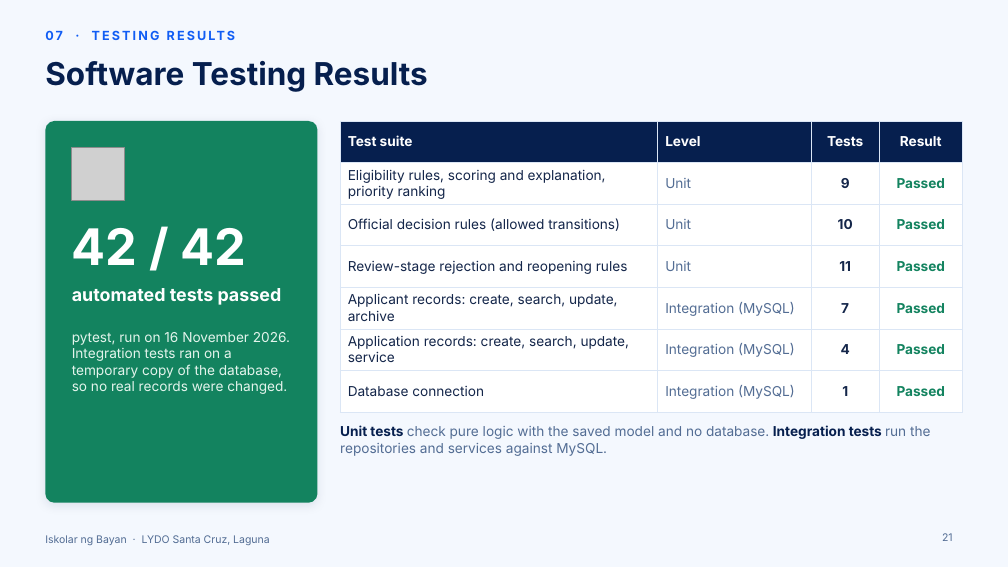
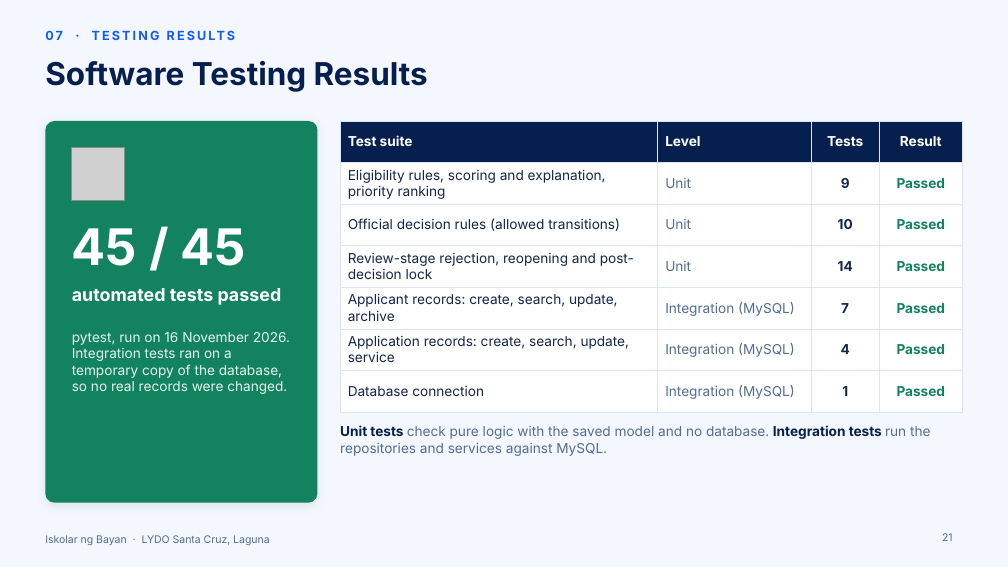
Before and after one commit to choivxcz/IskoMatic-Scholarship-System, a slide deck: slide 21 of docs/presentation/iskolar-ng-bayan-final-presentation.pptx. Drawn at 1008x567 pixels with LibreOffice and Linux fonts; fonts in the diff are those of the drawing; grey boxes stand for pictures. Boxes give left, top, right and bottom in pixels: in the first picture for what was removed or moved away, otherwise in the second. Text is boxed around its words. In the diff, an @@ line names an element or a change of style, - is before the commit and + after.

```diff
--- a/docs/presentation/iskolar-ng-bayan-final-presentation.pptx
+++ b/docs/presentation/iskolar-ng-bayan-final-presentation.pptx
@@ table at [340, 121, 963, 403] @@
-row 4, column 1: Review-stage rejection and reopening rules
+row 4, column 1: Review-stage rejection, reopening and post-decision lock
-row 4, column 3: 11
+row 4, column 3: 14
@@ text at [72, 228, 246, 266]: text changed @@
-42 / 42
+45 / 45
```
Also in this commit, not shown: 1 other slide changed, 20 other files.
